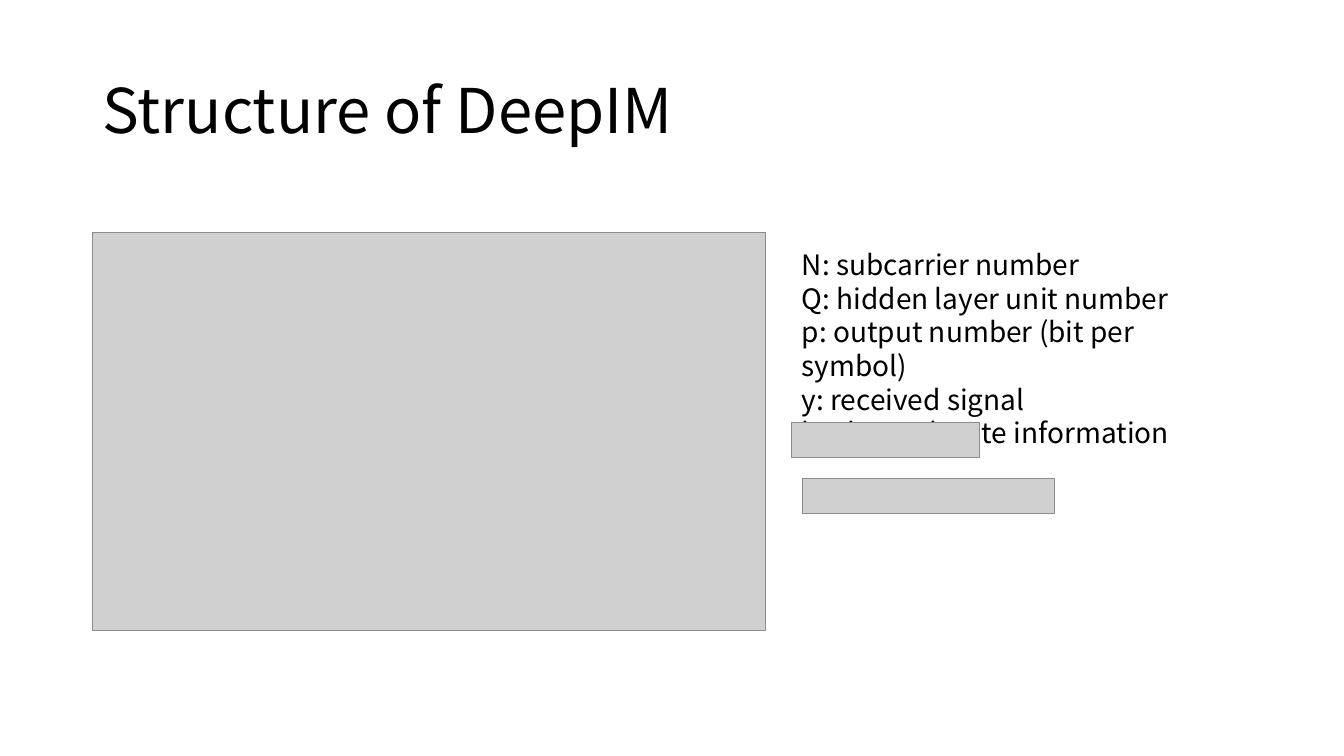
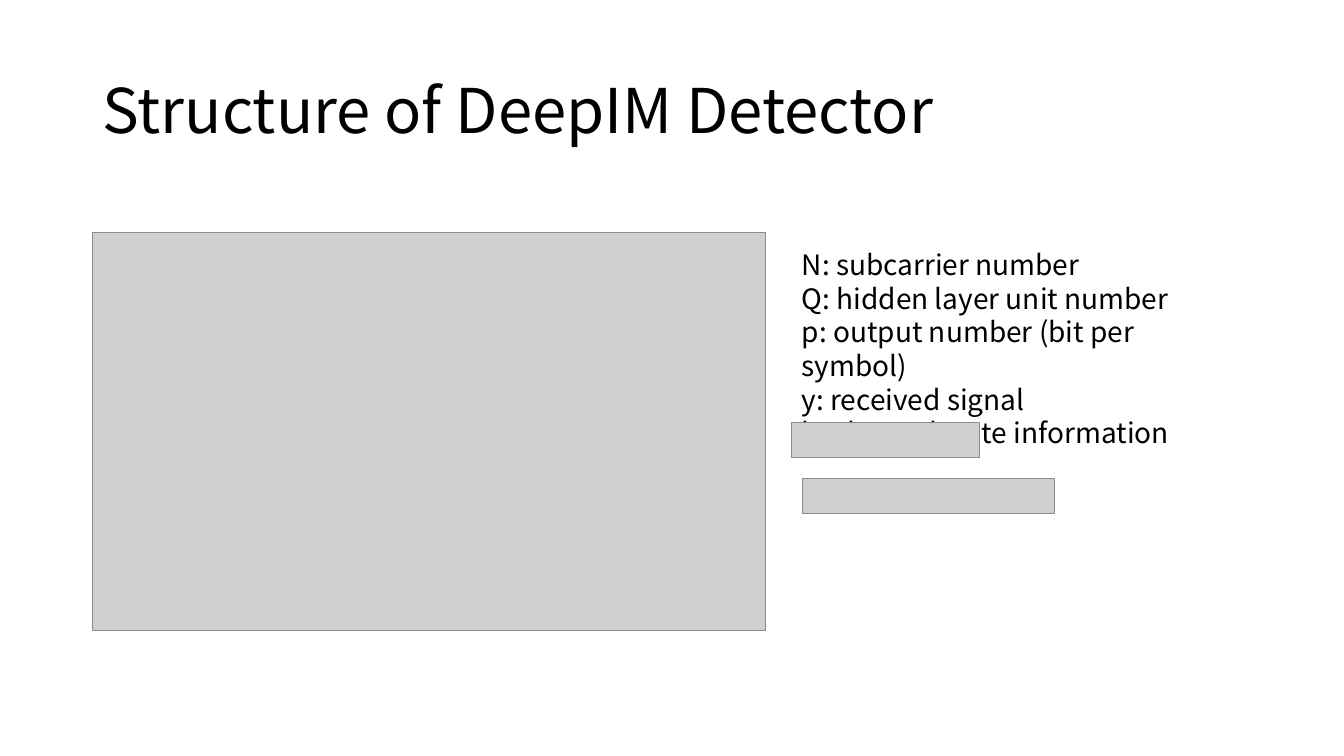
Before and after one commit to liuyuchen777/DET_Final, a slide deck: slide 8 of Deep Learning-Based Detector for OFDM-IM.pptx (slide 5 before the commit). Drawn at 1344x756 pixels with LibreOffice and Linux fonts; fonts in the diff are those of the drawing; grey boxes stand for pictures. Boxes give left, top, right and bottom in pixels: in the first picture for what was removed or moved away, otherwise in the second. Text is boxed around its words. In the diff, an @@ line names an element or a change of style, - is before the commit and + after.

```diff
--- a/Deep Learning-Based Detector for OFDM-IM.pptx
+++ b/Deep Learning-Based Detector for OFDM-IM.pptx
@@ title at [102, 83, 933, 147]: text changed @@
-Structure of DeepIM
+Structure of DeepIM Detector
```
Also in this commit, not shown: 3 other slides changed, 9 slides added, 2 slides removed.
